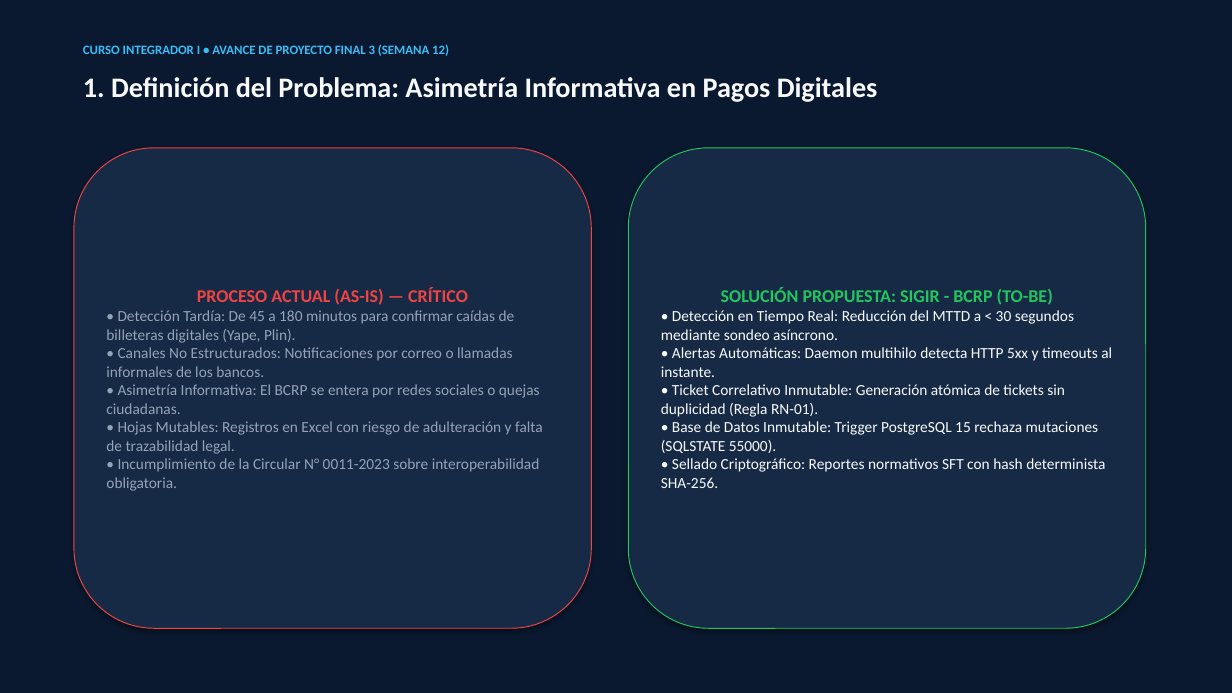
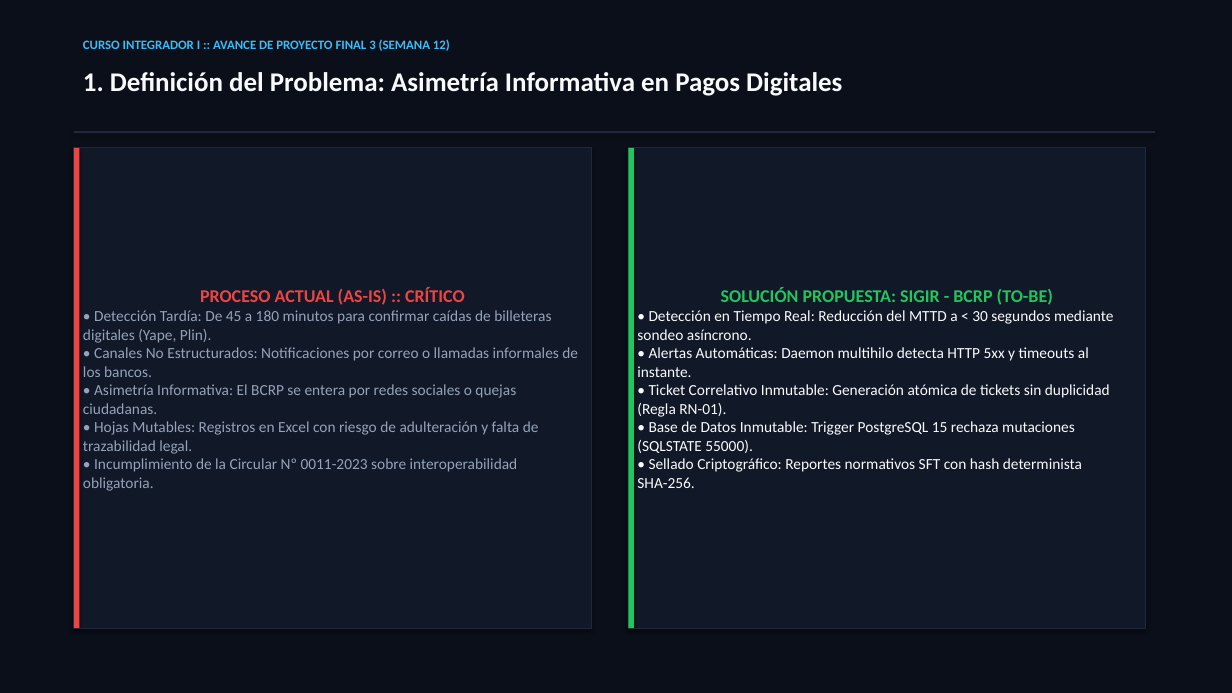
Before and after one commit to frankitoromas-tech/sigir-bcrp, a slide deck: slide 2 of 01_DOCUMENTACION_TECNICA/PRESENTACION_EJECUTIVA_APF3.pptx. Drawn at 1232x693 pixels with LibreOffice and Linux fonts; fonts in the diff are those of the drawing. Boxes give left, top, right and bottom in pixels: in the first picture for what was removed or moved away, otherwise in the second. Text is boxed around its words. In the diff, an @@ line names an element or a change of style, - is before the commit and + after.

Commit message:
docs(entregable3): actualizar email a frankitoromas@gmail.com, enriquecer tablas en anexos y refinar laminas ejecutivas sin figuras toscas

```diff
--- a/01_DOCUMENTACION_TECNICA/PRESENTACION_EJECUTIVA_APF3.pptx
+++ b/01_DOCUMENTACION_TECNICA/PRESENTACION_EJECUTIVA_APF3.pptx
@@ rectangle at (x1=0, y1=0, x2=1232, y2=693): fill #0A192F to #0B0F19 @@
@@ text at (x1=83, y1=38, x2=450, y2=53): text changed @@
-CURSO INTEGRADOR I • AVANCE DE PROYECTO FINAL 3 (SEMANA 12)
+CURSO INTEGRADOR I :: AVANCE DE PROYECTO FINAL 3 (SEMANA 12)
@@ text "1. Definición del Problema: Asimetría ..." at (x1=83, y1=72, x2=842, y2=96): size 22 to 21 pt @@
@@ rectangle "PROCESO ACTUAL (AS-IS) :: CRÍTICO" at (x1=74, y1=148, x2=592, y2=628): rounded rectangle to rectangle; fill #172A45 to #111827; outline #EF4444 0.75 pt to #1E293B 1 pt @@
@@ rectangle added at (x1=74, y1=131, x2=1155, y2=133), fill #1E293B @@
@@ rectangle added at (x1=74, y1=148, x2=79, y2=628), fill #EF4444 @@
@@ rectangle "SOLUCIÓN PROPUESTA: SIGIR - BCRP ..." at (x1=628, y1=148, x2=1146, y2=628): rounded rectangle to rectangle; fill #172A45 to #111827; outline #22C55E 0.75 pt to #1E293B 1 pt @@
@@ rectangle added at (x1=628, y1=148, x2=634, y2=628), fill #22C55E @@
@@ text in rectangle at (x1=200, y1=288, x2=465, y2=305): text changed @@
-PROCESO ACTUAL (AS-IS) — CRÍTICO
+PROCESO ACTUAL (AS-IS) :: CRÍTICO
@@ text in rectangle at (x1=83, y1=458, x2=518, y2=491): text changed @@
-• Incumplimiento de la Circular N° 0011-2023 sobre interoperabilidad obligatoria.
+• Incumplimiento de la Circular Nº 0011-2023 sobre interoperabilidad obligatoria.
```
Also in this commit, not shown: 9 other slides changed, 2 slides added, 2 slides removed, 20 other files.
